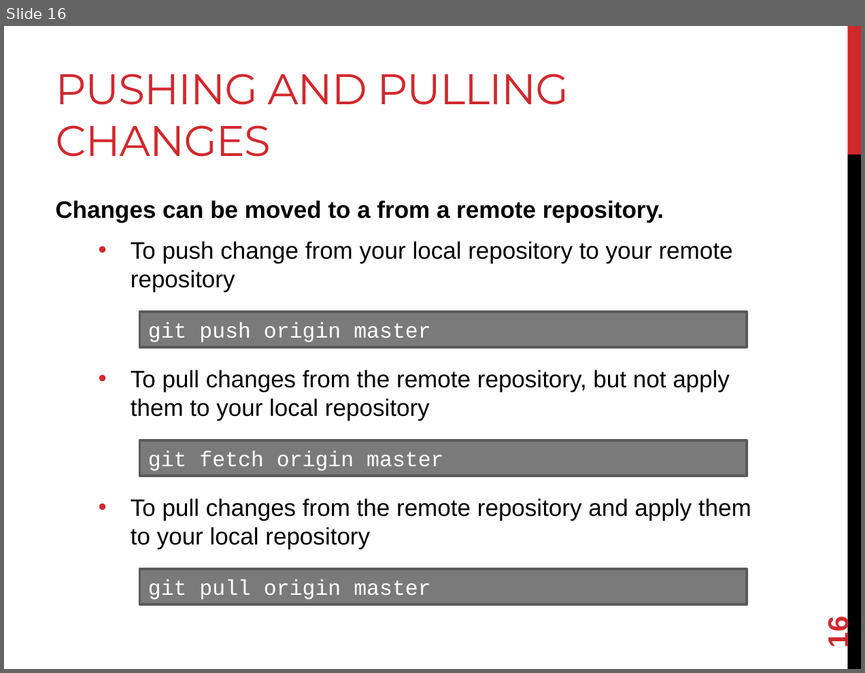
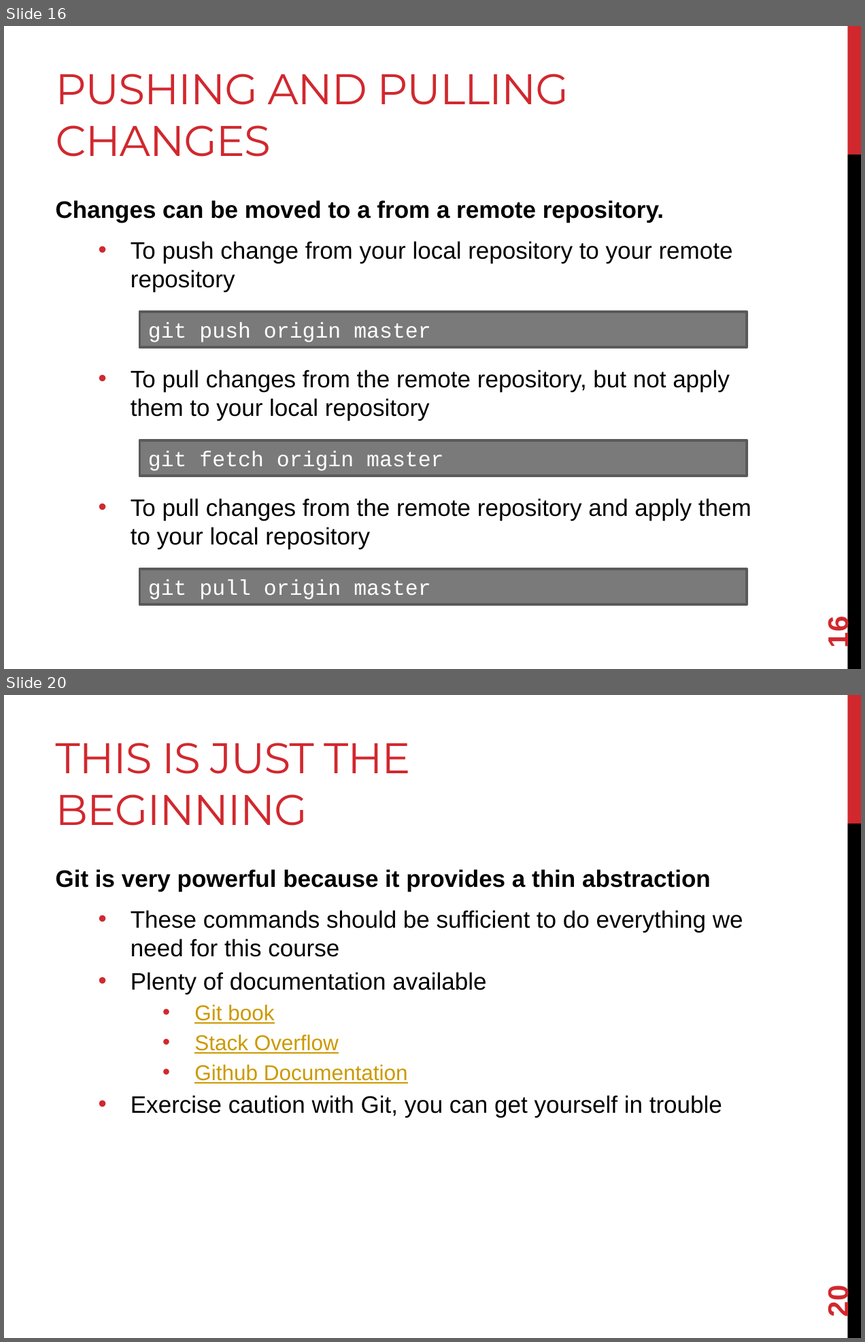
Before and after one commit to joshpeterson/DevelopingConcurrentSoftware, a slide deck: Lectures/Introduction to Distributed Version Control/Introduction to Distributed Version Control.pptx. Shown one above the other, each under a label of ours: slide 16 before the commit, slides 16 and 20 after it; the slides between them are not shown. The pictures are 865x673 and 865x1342 pixels, drawn with LibreOffice and Linux fonts; fonts in the diff are those of the drawing. Boxes give left, top, right and bottom in pixels: in the first picture for what was removed or moved away, otherwise in the second. Text is boxed around its words. In the diff, an @@ line names an element or a change of style, - is before the commit and + after.

```diff
--- a/Lectures/Introduction to Distributed Version Control/Introduction to Distributed Version Control.pptx
+++ b/Lectures/Introduction to Distributed Version Control/Introduction to Distributed Version Control.pptx
@@ slide 20 added at box(4, 695, 861, 1338), background #FFFFFF; not listed: 2 template elements that a slide beside it also shows @@
@@ title added at box(56, 743, 410, 826), 36 pt, text #D1282E @@
+THIS IS JUST THE BEGINNING
@@ text added at box(56, 869, 743, 1117), 20 pt, text #000000 @@
+Git is very powerful because it provides a thin abstraction
+  • These commands should be sufficient to do everything we need for this course
+  • Plenty of documentation available
+    • Git book
+    • Stack Overflow
+    • Github Documentation
+  • Exercise caution with Git, you can get yourself in trouble
@@ page number added at box(822, 1288, 854, 1317), 24 pt, text #D1282E, bold @@
+20
```
Also in this commit, not shown: 1 slide changed, 2 other slides added.
